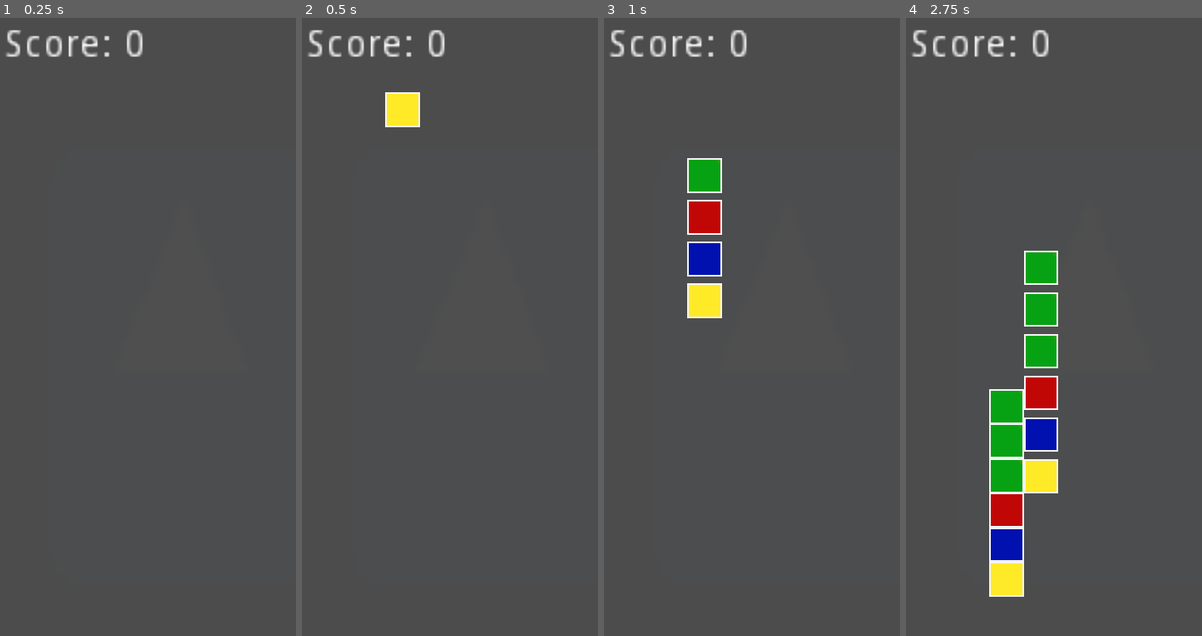
Above: before the commit, frames 1-4 (left to right).
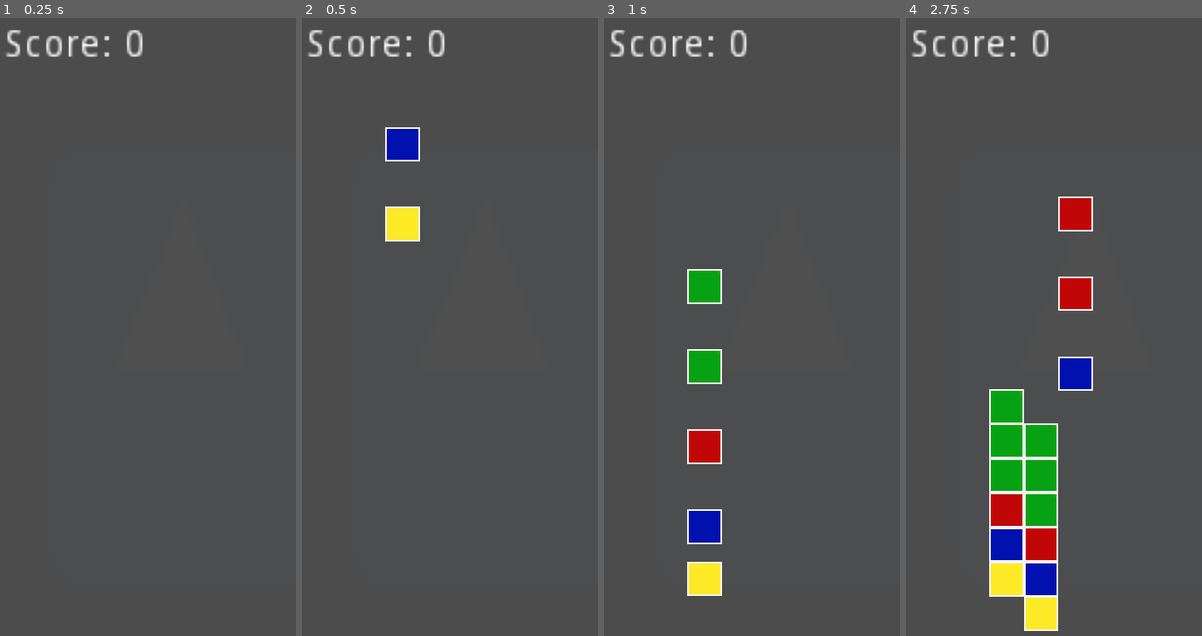
Above: after the commit, the same moments.

Repository: Floy-rep/FuckTheUSA
Game: Godot game, scene res://Scenes/Test_level.tscn
Two runs of this game, one before a commit and one after it. Both use one fixed random seed, a clock stepped at 60 frames per second and the inputs below. The engine's default icon, where the game draws it, is replaced by a stand-in: a white triangle on a blue panel in a dark square.
Inputs:
- Up to frame 1 (0.25 s): no input
- Up to frame 2 (0.5 s): no input
- Up to frame 3 (1 s): no input
- Up to frame 4 (2.75 s): no input

Frame 1 is identical in both runs. In frame 2, 2.0% of the frame differs, in the area x 28-40%, y 12-37%; in frame 3, 5.4%; in frame 4, 8.4%, in the area x 28-64%, y 28-100%.

Commit message:
Bug fixing & Optimization

Diff:
--- a/Global.gd
+++ b/Global.gd
@@ -4,4 +4,4 @@
 var selected_blocks = []
 var selected_color = []
 
-var playing = false
+var can_play = false
--- a/Scenes/Block.gd
+++ b/Scenes/Block.gd
@@ -6,7 +6,7 @@
 var selected = false
 var posit = Vector2()
 var velocity = Vector2()
-var speed_falling = 550
+var speed_falling = 1100
 const Floor = Vector2(0, -1)
 
 # Called when the node enters the scene tree for the first time.
@@ -28,47 +28,51 @@
 func _on_Sprite_pressed():
 	print(posit)
 	if nulled == false:
-		if len(Global.last_activated_pos) > 0:
+		if Global.can_play:
+			if len(Global.last_activated_pos) > 0:
 
-			### FIX MUTLI-TOUCH ###
+				### FIX MUTLI-TOUCH ###
 
-			if (abs(Global.last_activated_pos[0] - posit.x) == 1 and abs(Global.last_activated_pos[1] - posit.y) == 1)\
-			or (abs(Global.last_activated_pos[0] - posit.x) == 1 and abs(Global.last_activated_pos[1] - posit.y) == 0)\
-			or (abs(Global.last_activated_pos[0] - posit.x) == 0 and abs(Global.last_activated_pos[1] - posit.y) == 1)\
-			or (Global.last_activated_pos[0] == posit.x and Global.last_activated_pos[1] == posit.y):
+				if (abs(Global.last_activated_pos[0] - posit.x) == 1 and abs(Global.last_activated_pos[1] - posit.y) == 1)\
+				or (abs(Global.last_activated_pos[0] - posit.x) == 1 and abs(Global.last_activated_pos[1] - posit.y) == 0)\
+				or (abs(Global.last_activated_pos[0] - posit.x) == 0 and abs(Global.last_activated_pos[1] - posit.y) == 1)\
+				or (Global.last_activated_pos[0] == posit.x and Global.last_activated_pos[1] == posit.y):
 
-				if selected:
+					if selected:
 
-					### FIX SNAKE ###
+						### FIX SNAKE ###
 
-					if len(Global.selected_blocks) > 1:
-						if Global.selected_blocks[-2] == $".":
-							Global.selected_blocks[-1].get_node("Sprite").normal = load("res://Textures/Blocks/"+color+".png")
-							Global.selected_blocks[-1].selected = false
-							Global.selected_blocks.remove(len(Global.selected_blocks)-1)
+						if len(Global.selected_blocks) > 1:
+							if Global.selected_blocks[-2] == $".":
+								Global.selected_blocks[-1].get_node("Sprite").normal = load("res://Textures/Blocks/"+color+".png")
+								Global.selected_blocks[-1].selected = false
+								Global.selected_blocks.remove(len(Global.selected_blocks)-1)
+
+								Global.last_activated_pos[0] = posit.x
+								Global.last_activated_pos[1] = posit.y
+					else:
+
+						if Global.selected_color == color:
+							$Sprite.normal = load("res://Textures/Blocks/selected.png")
+							Global.selected_blocks.append($".")
+							selected = true
 
 							Global.last_activated_pos[0] = posit.x
 							Global.last_activated_pos[1] = posit.y
+					print("good")
 				else:
-
-					if Global.selected_color == color:
-						$Sprite.normal = load("res://Textures/Blocks/selected.png")
-						Global.selected_blocks.append($".")
-						selected = true
-
-						Global.last_activated_pos[0] = posit.x
-						Global.last_activated_pos[1] = posit.y
-				print("good")
+					print("too far")
 			else:
-				print("too far")
-		else:
-			print("first")
+				print("first")
 
 
-			Global.selected_blocks.append($".")
-			selected = true
-			$Sprite.normal = load("res://Textures/Blocks/selected.png")
+				Global.selected_blocks.append($".")
+				selected = true
+				$Sprite.normal = load("res://Textures/Blocks/selected.png")
 
-			Global.last_activated_pos.append(posit.x)
-			Global.last_activated_pos.append(posit.y)
-			Global.selected_color = color
+				Global.last_activated_pos.append(posit.x)
+				Global.last_activated_pos.append(posit.y)
+				Global.selected_color = color
+
+
+	pass # Replace with function body.
--- a/Scenes/Test_level.gd
+++ b/Scenes/Test_level.gd
@@ -17,7 +17,6 @@
 		for j in range(len(matrix[i])):
 			if typeof(matrix[i][j]) != 2:
 				matrix_ready[i].append(matrix[i][j])
-
 
 	print(matrix_ready)
 
@@ -57,6 +56,7 @@
 				block.position = Vector2(125 + i *50, j * 50)
 				$Wait.start()
 				yield($Wait, "timeout")
+
 				add_child(block)
 			else:
 				continue
@@ -64,43 +64,45 @@
 	if launch == false:
 		_clear_matrix(matrix)
 		launch = true
-
+	Global.can_play = true
 #func _process(delta):
 #	pass
 
 func _on_activated_session_released():
-	Global.last_activated_pos = []
+	if Global.can_play:
+		Global.last_activated_pos = []
 
 
-	for i in range(len(matrix_ready)):
-		for j in range(len(matrix_ready[i])):
-			matrix_ready[i][j].get_node("Sprite").normal = load("res://Textures/Blocks/"+matrix_ready[i][j].color+".png")
-			matrix_ready[i][j].selected = false
-#	print(Global.selected_blocks)
+		for i in range(len(matrix_ready)):
+			for j in range(len(matrix_ready[i])):
+				matrix_ready[i][j].get_node("Sprite").normal = load("res://Textures/Blocks/"+matrix_ready[i][j].color+".png")
+				matrix_ready[i][j].selected = false
+	#	print(Global.selected_blocks)
 
-	for j in range (len(matrix_ready)):
-		for h in range(len(matrix_ready[j])):
-			for i in Global.selected_blocks:
-				if str(matrix_ready[j][h]) == str(i):
-					matrix_ready[j][h] = 0
-					get_child(i.get_index()).queue_free()
-					break
+		for j in range (len(matrix_ready)):
+			for h in range(len(matrix_ready[j])):
+				for i in Global.selected_blocks:
+					if str(matrix_ready[j][h]) == str(i):
+						matrix_ready[j][h] = 0
+						get_child(i.get_index()).queue_free()
+						break
 
 
-	for i in range(len(matrix_ready)):
-		for j in range(len(matrix_ready[i])):
-			if typeof(matrix_ready[i][j]) == 2:
-				matrix_ready[i].push_back(matrix_ready[i][j])
-				matrix_ready[i].remove(matrix_ready[i].find(matrix_ready[i][j]))
+		for i in range(len(matrix_ready)):
+			for j in range(len(matrix_ready[i])):
+				if typeof(matrix_ready[i][j]) == 2:
+					matrix_ready[i].push_back(matrix_ready[i][j])
+					matrix_ready[i].remove(matrix_ready[i].find(matrix_ready[i][j]))
 
-	for i in range(len(matrix_ready)):
-		for j in range(len(matrix_ready[i])):
-			if typeof(matrix_ready[i][j]) != 2:
-				matrix_ready[i][j].posit = Vector2(i,j + spawn_matrix[i].count(1))
+		for i in range(len(matrix_ready)):
+			for j in range(len(matrix_ready[i])):
+				if typeof(matrix_ready[i][j]) != 2:
+					matrix_ready[i][j].posit = Vector2(i,j + spawn_matrix[i].count(1))
 
-	$Score.text = "Score: " + str(int($Score.text.lstrip(7)) + len(Global.selected_blocks))
+		$Score.text = "Score: " + str(int($Score.text.lstrip(7)) + len(Global.selected_blocks))
 
-	Global.selected_blocks = []
-	print(matrix_ready)
-	print("")
-	_spawn_matrix(matrix_ready)
+		Global.selected_blocks = []
+		print(matrix_ready)
+		print("")
+		Global.can_play = false
+		_spawn_matrix(matrix_ready)
--- a/Scenes/Test_level.tscn
+++ b/Scenes/Test_level.tscn
@@ -17,7 +17,7 @@
 shape = SubResource( 1 )
 
 [node name="Wait" type="Timer" parent="."]
-wait_time = 0.2
+wait_time = 0.14
 
 [node name="activated_session" type="TouchScreenButton" parent="."]
 modulate = Color( 1, 1, 1, 0.0156863 )
@@ -35,5 +35,4 @@
 __meta__ = {
 "_edit_use_anchors_": false
 }
-[connection signal="pressed" from="activated_session" to="." method="_on_TouchScreenButton_pressed"]
 [connection signal="released" from="activated_session" to="." method="_on_activated_session_released"]
Not shown, changed: .mono/metadata/ide_messaging_meta.txt
